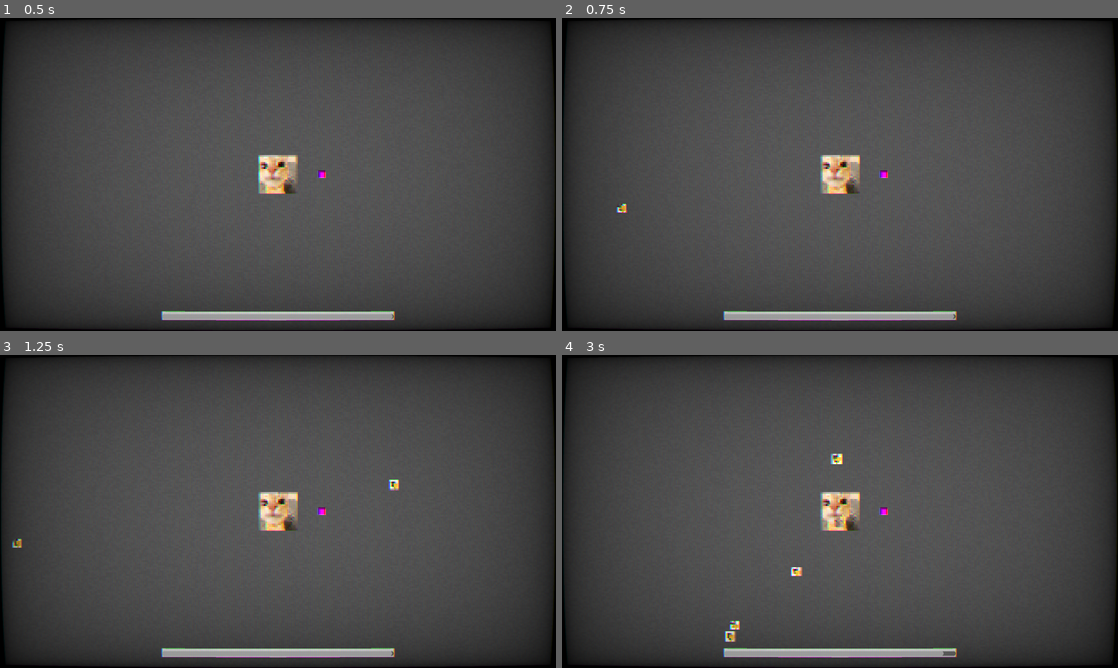
Above: before the commit, frames 1-4 (two rows, left to right).
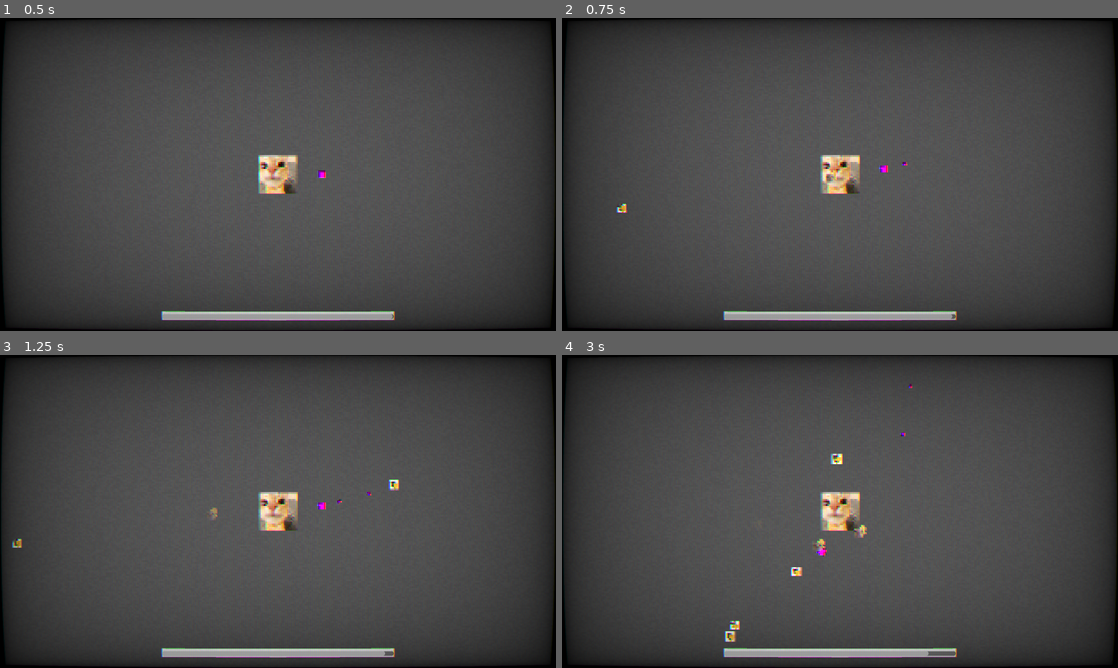
Above: after the commit, the same moments.

Repository: kinghos/GMTK-Game-Jam-2026
Game: Godot game, scene res://scenes/level/level.tscn
The game is run twice, just before and just after one commit, with the same random seed, the same clock (stepped at 60 frames per second) and the same inputs.
Inputs (mouse positions are in pixels of both pictures, inside the frame that each line leads up to):
- Up to frame 1 (0.5 s): no input
- Up to frame 2 (0.75 s): tap Enter at 0.5 s; move the mouse to (962, 158) at 0.52 s; press the mouse at (962, 158) at 0.53 s; hold D (Right) from 0.53 s (still down)
- Up to frame 3 (1.25 s): keep holding D (Right)
- Up to frame 4 (3 s): move the mouse to (728, 527) at 1.27 s; release D (Right) at 1.28 s; release the mouse at (728, 527) at 1.28 s; hold S (Down) 1.28-2.03 s; tap Shift (Sprint) at 1.35, 2.85 s; move the mouse to (895, 442) at 2.02 s; press the mouse at (895, 442) at 2.03 s; hold D (Right) 2.03-2.78 s; move the mouse to (812, 574) at 2.77 s; release the mouse at (812, 574) at 2.78 s; hold W (Up) from 2.78 s (still down)

Frame 1 is identical in both runs. In frame 2, 0.1% of the frame differs, in the area x 47-71%, y 46-97%; in frame 3, 0.1%; in frame 4, 0.3%, in the area x 45-69%, y 9-97%.
Error before the commit: Parse Error: Preload file "res://scenes/bullet.tscn" does not exist. (res://scenes/player/gun.gd:3)

Commit message:
bullet dmg

Diff:
--- a/project.godot
+++ b/project.godot
@@ -74,6 +74,7 @@
 2d_physics/layer_2="Enemies"
 2d_physics/layer_3="Walls"
 2d_physics/layer_4="Boundaries"
+2d_physics/layer_5="Player bullets"
 
 [physics]
 
--- a/scenes/enemies/base_enemy.gd
+++ b/scenes/enemies/base_enemy.gd
@@ -1,5 +1,7 @@
 extends CharacterBody2D
 class_name Enemy
+
+@onready var animation_player: AnimationPlayer = $AnimationPlayer
 
 var enemy_type
 @export var hp = 0
@@ -7,9 +9,16 @@
 @export var speed = 0
 
 func attack_player():
-	velocity = global_position.direction_to(Globals.player.global_position) * speed
-	move_and_slide()
+	if Globals.player:
+		velocity = global_position.direction_to(Globals.player.global_position) * speed
+		move_and_slide()
 
 func _process(delta: float) -> void:
 	if not Globals.game_over:
 		attack_player()
+	if hp == 0:
+		animation_player.play("death") # queue frees
+
+
+func take_damage():
+	hp = move_toward(hp, 0, damage)
--- a/scenes/enemies/base_enemy.tscn
+++ b/scenes/enemies/base_enemy.tscn
@@ -2,13 +2,113 @@
 
 [ext_resource type="Script" uid="uid://d3mr5m3v4gl00" path="res://scenes/enemies/base_enemy.gd" id="1_qf3h2"]
 [ext_resource type="Texture2D" uid="uid://c6inrvef0evkt" path="res://catthumbsdown.png" id="1_r5xb8"]
+[ext_resource type="Texture2D" uid="uid://c11w0uks0ab07" path="res://scenes/particles/lightning.png" id="3_lkvl6"]
 
 [sub_resource type="RectangleShape2D" id="RectangleShape2D_k5ghg"]
 size = Vector2(32, 32)
 
+[sub_resource type="Animation" id="Animation_lkvl6"]
+length = 0.001
+tracks/0/type = "value"
+tracks/0/imported = false
+tracks/0/enabled = true
+tracks/0/path = NodePath("CPUParticles2D:emitting")
+tracks/0/interp = 1
+tracks/0/loop_wrap = true
+tracks/0/keys = {
+"times": PackedFloat32Array(0),
+"transitions": PackedFloat32Array(1),
+"update": 1,
+"values": [false]
+}
+tracks/1/type = "value"
+tracks/1/imported = false
+tracks/1/enabled = true
+tracks/1/path = NodePath("CollisionShape2D:disabled")
+tracks/1/interp = 1
+tracks/1/loop_wrap = true
+tracks/1/keys = {
+"times": PackedFloat32Array(0),
+"transitions": PackedFloat32Array(1),
+"update": 1,
+"values": [false]
+}
+tracks/2/type = "value"
+tracks/2/imported = false
+tracks/2/enabled = true
+tracks/2/path = NodePath("Sprite2D:visible")
+tracks/2/interp = 1
+tracks/2/loop_wrap = true
+tracks/2/keys = {
+"times": PackedFloat32Array(0),
+"transitions": PackedFloat32Array(1),
+"update": 1,
+"values": [true]
+}
+
+[sub_resource type="Animation" id="Animation_n763p"]
+resource_name = "death"
+step = 0.1
+tracks/0/type = "value"
+tracks/0/imported = false
+tracks/0/enabled = true
+tracks/0/path = NodePath("CPUParticles2D:emitting")
+tracks/0/interp = 1
+tracks/0/loop_wrap = true
+tracks/0/keys = {
+"times": PackedFloat32Array(0.5),
+"transitions": PackedFloat32Array(1),
+"update": 1,
+"values": [true]
+}
+tracks/1/type = "value"
+tracks/1/imported = false
+tracks/1/enabled = true
+tracks/1/path = NodePath("CollisionShape2D:disabled")
+tracks/1/interp = 1
+tracks/1/loop_wrap = true
+tracks/1/keys = {
+"times": PackedFloat32Array(0),
+"transitions": PackedFloat32Array(1),
+"update": 1,
+"values": [true]
+}
+tracks/2/type = "value"
+tracks/2/imported = false
+tracks/2/enabled = true
+tracks/2/path = NodePath("Sprite2D:visible")
+tracks/2/interp = 1
+tracks/2/loop_wrap = true
+tracks/2/keys = {
+"times": PackedFloat32Array(0, 0.1, 0.2, 0.3, 0.4, 0.5),
+"transitions": PackedFloat32Array(1, 1, 1, 1, 1, 1),
+"update": 1,
+"values": [true, false, true, false, true, false]
+}
+tracks/3/type = "method"
+tracks/3/imported = false
+tracks/3/enabled = true
+tracks/3/path = NodePath(".")
+tracks/3/interp = 1
+tracks/3/loop_wrap = true
+tracks/3/keys = {
+"times": PackedFloat32Array(1),
+"transitions": PackedFloat32Array(1),
+"values": [{
+"args": [],
+"method": &"queue_free"
+}]
+}
+
+[sub_resource type="AnimationLibrary" id="AnimationLibrary_ylyo2"]
+_data = {
+&"RESET": SubResource("Animation_lkvl6"),
+&"death": SubResource("Animation_n763p")
+}
+
 [node name="BaseEnemy" type="CharacterBody2D" unique_id=1193687902 groups=["Enemies"]]
 collision_layer = 2
-collision_mask = 12
+collision_mask = 28
 motion_mode = 1
 script = ExtResource("1_qf3h2")
 
@@ -18,3 +118,24 @@
 [node name="Sprite2D" type="Sprite2D" parent="." unique_id=895660491]
 scale = Vector2(0.16, 0.16)
 texture = ExtResource("1_r5xb8")
+
+[node name="CPUParticles2D" type="CPUParticles2D" parent="." unique_id=721897490]
+emitting = false
+texture = ExtResource("3_lkvl6")
+lifetime = 0.5
+one_shot = true
+explosiveness = 1.0
+direction = Vector2(0, 0)
+spread = 180.0
+gravity = Vector2(0, 0)
+initial_velocity_min = 200.0
+initial_velocity_max = 200.0
+linear_accel_min = -100.0
+linear_accel_max = -100.0
+damping_min = 39.666
+damping_max = 48.537
+angle_min = -720.0
+angle_max = 720.0
+
+[node name="AnimationPlayer" type="AnimationPlayer" parent="." unique_id=1278964329]
+libraries/ = SubResource("AnimationLibrary_ylyo2")
--- a/scenes/enemies/fodder.tscn
+++ b/scenes/enemies/fodder.tscn
@@ -5,4 +5,6 @@
 
 [node name="BaseEnemy" unique_id=1193687902 instance=ExtResource("1_2nr0v")]
 script = ExtResource("2_cll0f")
+hp = 10
+damage = 2
 speed = 100
--- a/scenes/player/bullet.gd
+++ b/scenes/player/bullet.gd
@@ -7,3 +7,9 @@
 
 func _physics_process(delta: float) -> void:
 	global_position += direction * speed * delta
+
+
+func _on_body_entered(body: Node2D) -> void:
+	if body is Enemy:
+		body.take_damage()
+		queue_free()
--- a/scenes/player/bullet.tscn
+++ b/scenes/player/bullet.tscn
@@ -9,10 +9,14 @@
 size = Vector2(1, 1)
 
 [node name="Bullet" type="Area2D" unique_id=182901196]
-script = ExtResource("1_mkf8s")
+collision_layer = 16
+collision_mask = 14
+script = ExtResource("1_2as5g")
 
 [node name="Sprite2D" type="Sprite2D" parent="." unique_id=1930138195]
 texture = SubResource("PlaceholderTexture2D_mkf8s")
 
 [node name="CollisionShape2D" type="CollisionShape2D" parent="." unique_id=1462314444]
 shape = SubResource("RectangleShape2D_mkf8s")
+
+[connection signal="body_entered" from="." to="." method="_on_body_entered"]
--- a/scenes/player/gun.gd
+++ b/scenes/player/gun.gd
@@ -1,6 +1,6 @@
 extends Sprite2D
 
-const BULLET = preload("res://scenes/bullet.tscn")
+const BULLET = preload("res://scenes/player/bullet.tscn")
 
 @export var fire_rate = 0.25 # Seconds between shots
 
Binary file added: scenes/particles/lightning.png
Not shown, added: scenes/particles/lightning.png.import
Not shown: 1 places in scenes/player/bullet.tscn that only renumber resources
